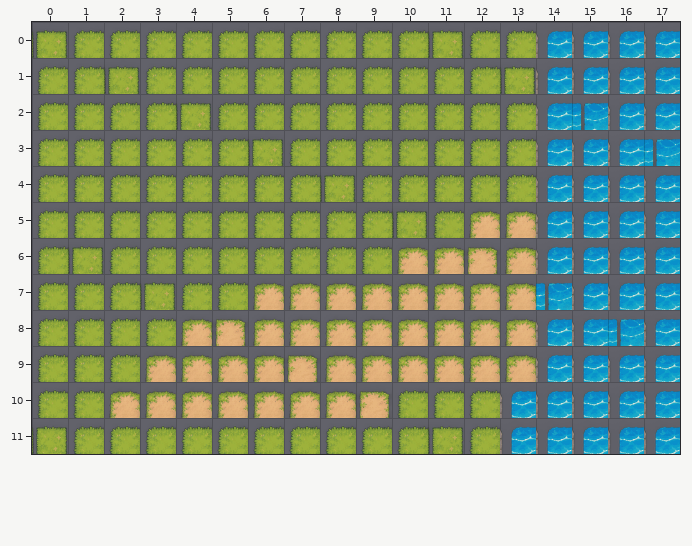
Tiled map: maps/glowglade_grove.tmx. The picture above is the old version.
Cells are 56x56 px. Shown: x 0..17, y 0..11.
New version:
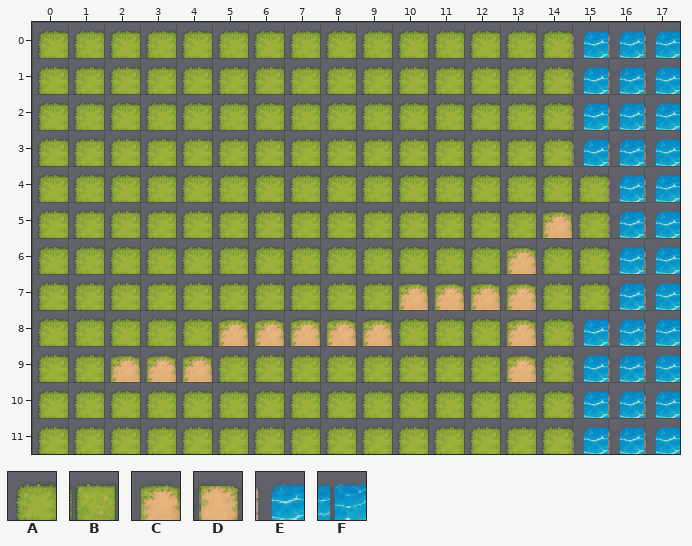
Key: from "MistIsleTerrain": A 0, B 1, C 12, D 13, E 36, F 37.
_ is an empty cell, . an unchanged one.
See-through tiles are keyed as they look on the map.
The edit:
--- layer "Ground"
@@ x 0..17 @@
- 0 B..........B..E...
- 1 ..B..........BE...
- 2 ....B.........EF..
- 3 ......B.......E..F
- 4 ........B.....EE..
- 5 ..........B.CCEE..
- 6 .B........CCD.EE..
- 7 ...B..CCCC....FE..
- 8 ....CD....CCC.E.F.
- 9 ..A..CCDCCCCC.E...
-10 ..CCCCCCCD...EE...
-11 B..........B.EE...
+ 0 A..........A..A...
+ 1 ..A..........AA...
+ 2 ....A.........AE..
+ 3 ......A.......A..E
+ 4 ........A.....AA..
+ 5 ..........A.AACA..
+ 6 .A........AAA.AA..
+ 7 ...A..AAAA....AA..
+ 8 ....AC....AAA.A.E.
+ 9 ..C..AAAAAAAA.A...
+10 ..AAAAAAAA...AA...
+11 A..........A.AA...
Changed places in both pictures, as pixel boxes (x1, y1, x2, y2):
changed: (32, 30, 68, 58)
changed: (104, 30, 644, 454)
changed: (644, 139, 680, 166)
changed: (68, 246, 104, 274)
changed: (32, 426, 68, 454)
